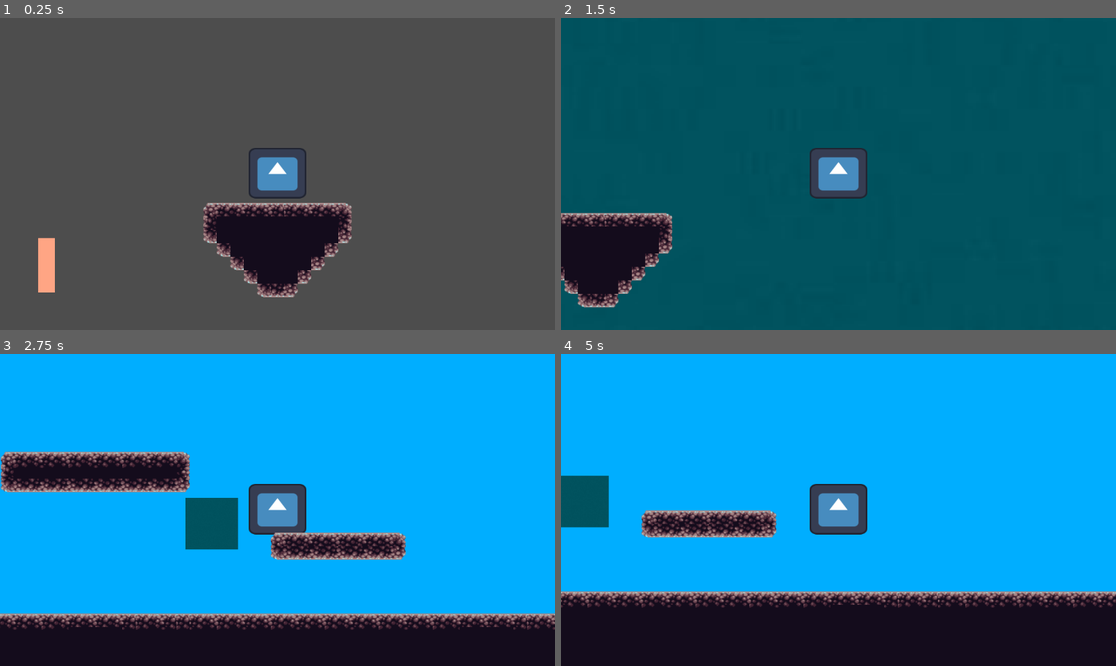
Above: before the commit, frames 1-4 (two rows, left to right).
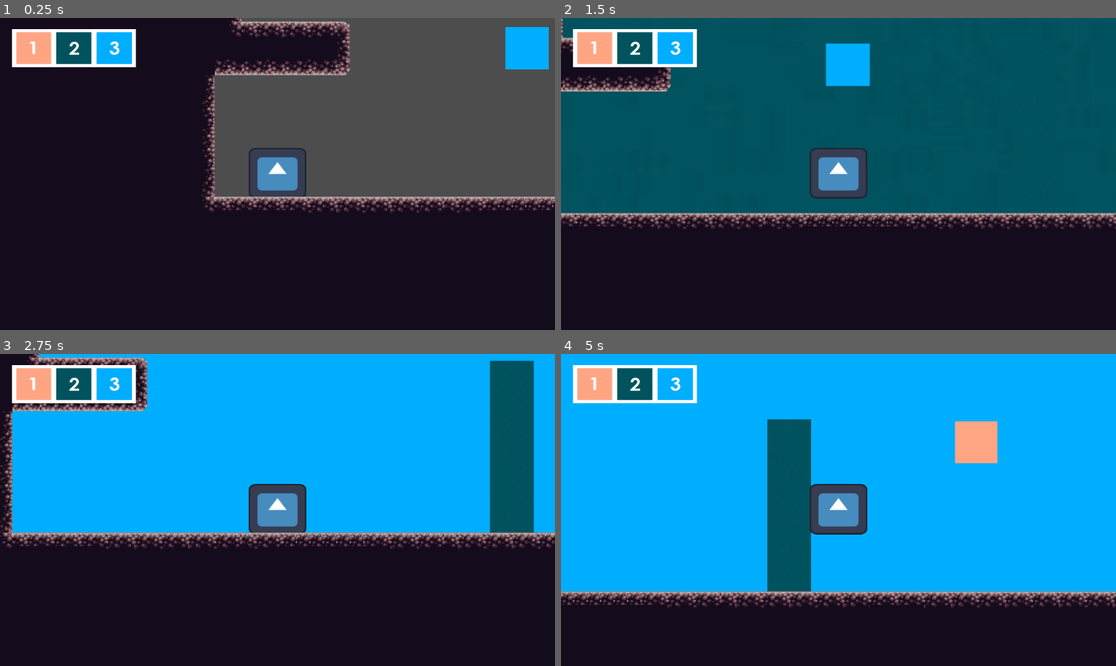
Above: after the commit, the same moments.

Repository: nattbc/proyecto_grupo_3
Game: Godot game, scene res://node_2d.tscn
The game is run twice, just before and just after one commit, with the same random seed, the same clock (stepped at 60 frames per second) and the same inputs. The engine's default icon, where the game draws it, is replaced by a stand-in: a white triangle on a blue panel in a dark square.
Inputs:
- Up to frame 1 (0.25 s): no input
- Up to frame 2 (1.5 s): hold 1 (press_1) 0.53-1.28 s; hold Right (move_right) from 0.53 s (still down); tap Up (move_up) at 0.77 s; tap 2 (press_2) at 1.35 s
- Up to frame 3 (2.75 s): tap Up (move_up) at 1.52 s; release Right (move_right) at 2.03 s; hold Left (move_left) from 2.03 s (still down); hold 3 (press_3) from 2.03 s (still down)
- Up to frame 4 (5 s): release Left (move_left) at 2.78 s; release 3 (press_3) at 2.78 s; hold Right (move_right) 2.78-4.28 s; tap 1 (press_1) at 2.85 s; tap Up (move_up) at 3.02, 3.77, 4.52 s; hold 2 (press_2) 3.53-4.28 s; hold Left (move_left) from 4.28 s (still down); tap 3 (press_3) at 4.35 s

The runs differ from the first frame. In frame 1, 66% of the frame differs, in the area x 0-100%, y 0-100%; in frame 2, 39%; in frame 3, 43%; in frame 4, 13%.

Commit message:
ui referencias 123

Diff:
--- a/node_2d.tscn
+++ b/node_2d.tscn
@@ -10,6 +10,7 @@
 [ext_resource type="Script" path="res://verde.gd" id="6_rft67"]
 [ext_resource type="PackedScene" uid="uid://cq3px3o31q0lc" path="res://fondo rosa.tscn" id="7_32mw1"]
 [ext_resource type="PackedScene" uid="uid://b7bp4vog26hgx" path="res://celeste.tscn" id="9_ggrkb"]
+[ext_resource type="Texture2D" uid="uid://tnypbqm65fvi" path="res://UI COL,ORES REFERENCIA 123456.png" id="10_cbf0r"]
 
 [sub_resource type="TileSetAtlasSource" id="TileSetAtlasSource_564cq"]
 texture = ExtResource("2_1sqn8")
@@ -292,15 +293,11 @@
 collision_mask = 0
 
 [node name="larry" parent="." instance=ExtResource("1_6ulmk")]
-position = Vector2(1016, -42)
+position = Vector2(10, 527)
 collision_mask = 7
 
 [node name="RemoteTransform2D" type="RemoteTransform2D" parent="larry"]
 remote_path = NodePath("../../Camera2D")
-
-[node name="Camera2D" type="Camera2D" parent="."]
-position = Vector2(1016, -42)
-zoom = Vector2(1.75, 1.75)
 
 [node name="TileMap" type="TileMap" parent="."]
 position = Vector2(0, 57)
@@ -308,3 +305,19 @@
 format = 2
 layer_0/name = "piso"
 layer_0/tile_data = PackedInt32Array(2097152, 262144, 0, 2162688, 262144, 2, 2228224, 262144, 2, 2097153, 65536, 0, 216 …(82346 unchanged characters)…
+
+[node name="Camera2D" type="Camera2D" parent="."]
+position = Vector2(10, 527)
+zoom = Vector2(1.75, 1.75)
+
+[node name="Container" type="Container" parent="Camera2D"]
+clip_contents = true
+offset_left = -315.0
+offset_top = -172.0
+offset_right = -168.0
+offset_bottom = -127.0
+
+[node name="UiCol,oresReferencia123456" type="Sprite2D" parent="Camera2D/Container"]
+position = Vector2(74.4375, 23)
+scale = Vector2(0.476438, 0.438679)
+texture = ExtResource("10_cbf0r")
Binary file added: UI COL,ORES REFERENCIA 123456.png
Not shown, added: UI COL,ORES REFERENCIA 123456.png.import
Not shown: 1 places in node_2d.tscn that only renumber resources
Not shown, added: resumen-superficie-texturas-muro-piedra-hormigon-blanco_74190-8189.avif
